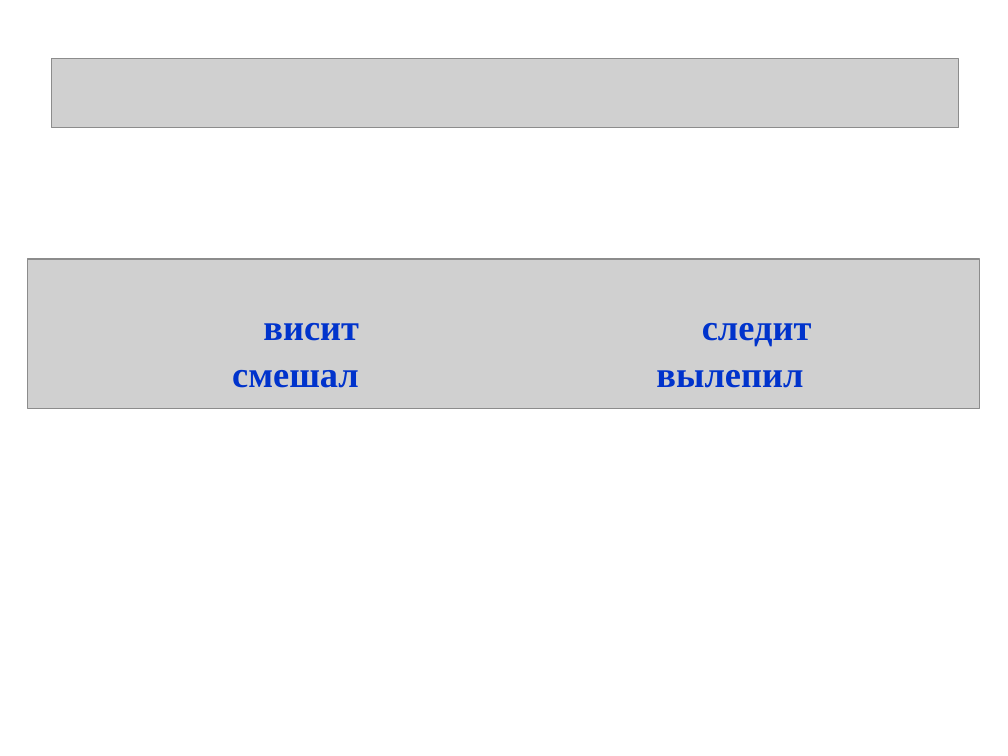
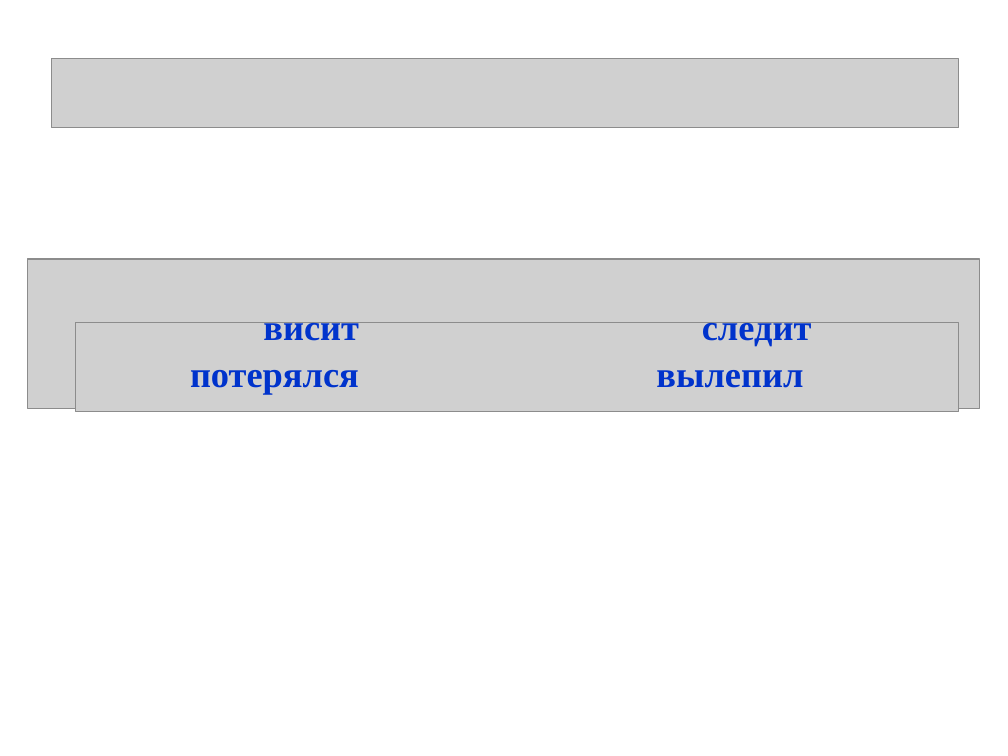
Before and after one commit to dkuzminov/polnikova, a slide deck: slide 18 of Дидактическая тетрадь. 2 класс/1 вариант/Контрольная работа 6.ppt. Drawn at 1008x756 pixels with LibreOffice and Linux fonts; fonts in the diff are those of the drawing; grey boxes stand for pictures. Boxes give left, top, right and bottom in pixels: in the first picture for what was removed or moved away, otherwise in the second. Text is boxed around its words. In the diff, an @@ line names an element or a change of style, - is before the commit and + after.

```diff
--- a/Дидактическая тетрадь. 2 класс/1 вариант/Контрольная работа 6.ppt
+++ b/Дидактическая тетрадь. 2 класс/1 вариант/Контрольная работа 6.ppt
@@ picture added at (76, 323, 959, 412) @@
@@ text at (190, 370, 359, 394): text changed @@
-смешал
+потерялся
```
Also in this commit, not shown: 1 other slide changed, 1 other file.
